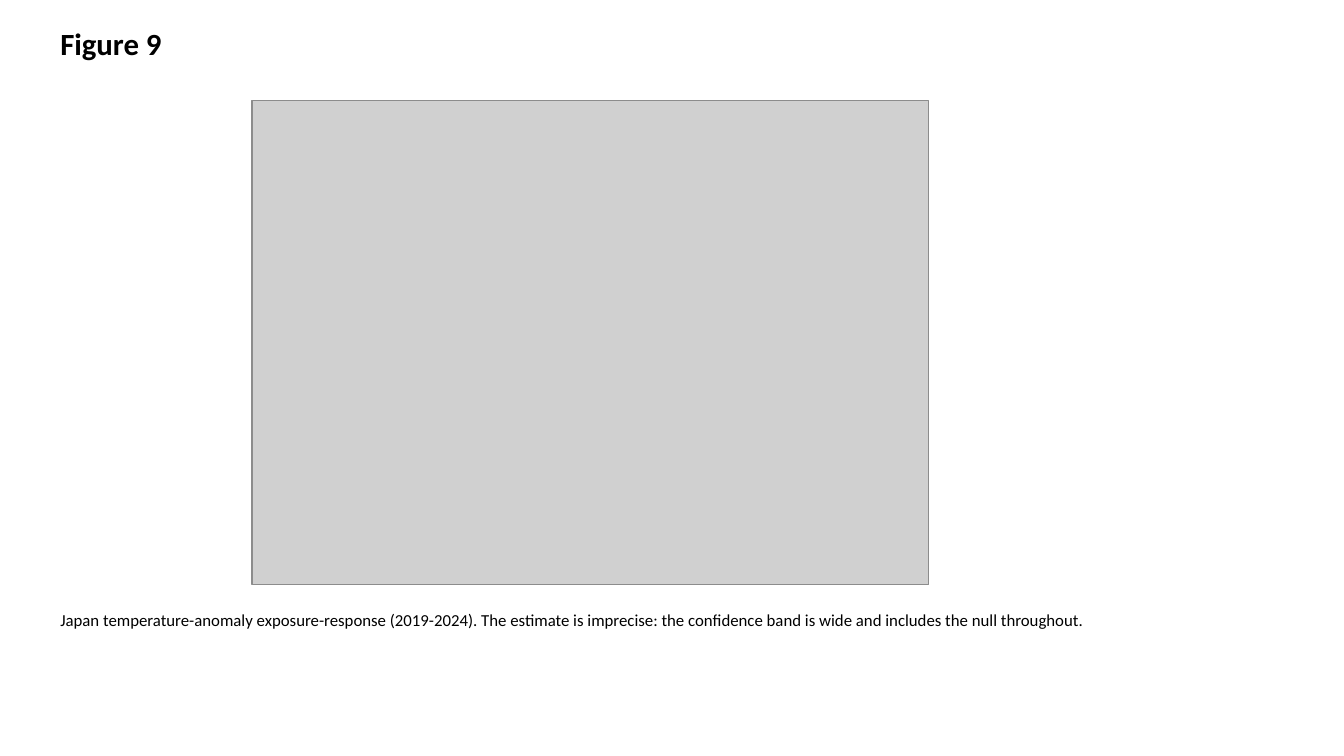
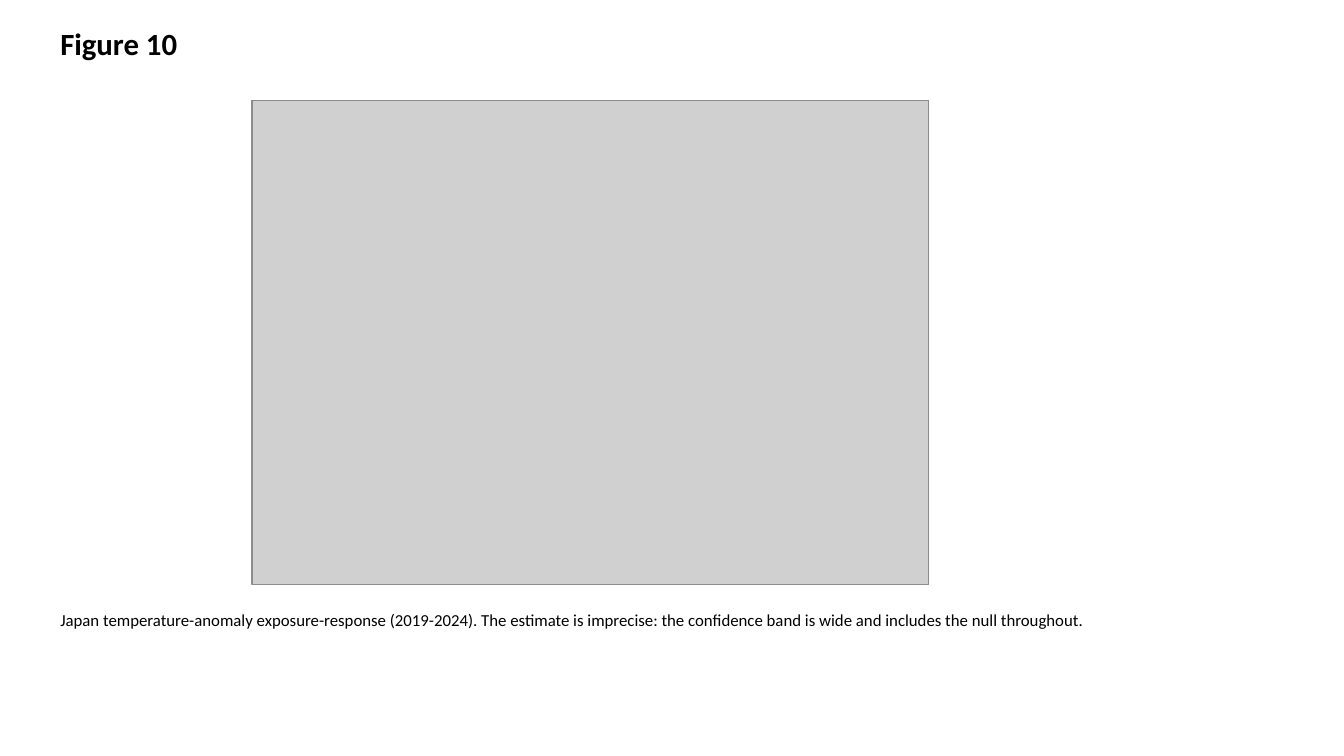
Before and after one commit to bougtoir/heat-accidents-mortality, a slide deck: slide 10 of output/manuscript/figures.pptx (slide 9 before the commit). Drawn at 1344x756 pixels with LibreOffice and Linux fonts; fonts in the diff are those of the drawing; grey boxes stand for pictures. Boxes give left, top, right and bottom in pixels: in the first picture for what was removed or moved away, otherwise in the second. Text is boxed around its words. In the diff, an @@ line names an element or a change of style, - is before the commit and + after.

```diff
--- a/output/manuscript/figures.pptx
+++ b/output/manuscript/figures.pptx
@@ text at [60, 33, 177, 61]: text changed @@
-Figure 9
+Figure 10
```
Also in this commit, not shown: 1 other slide changed, 1 slide added, 57 other files.
